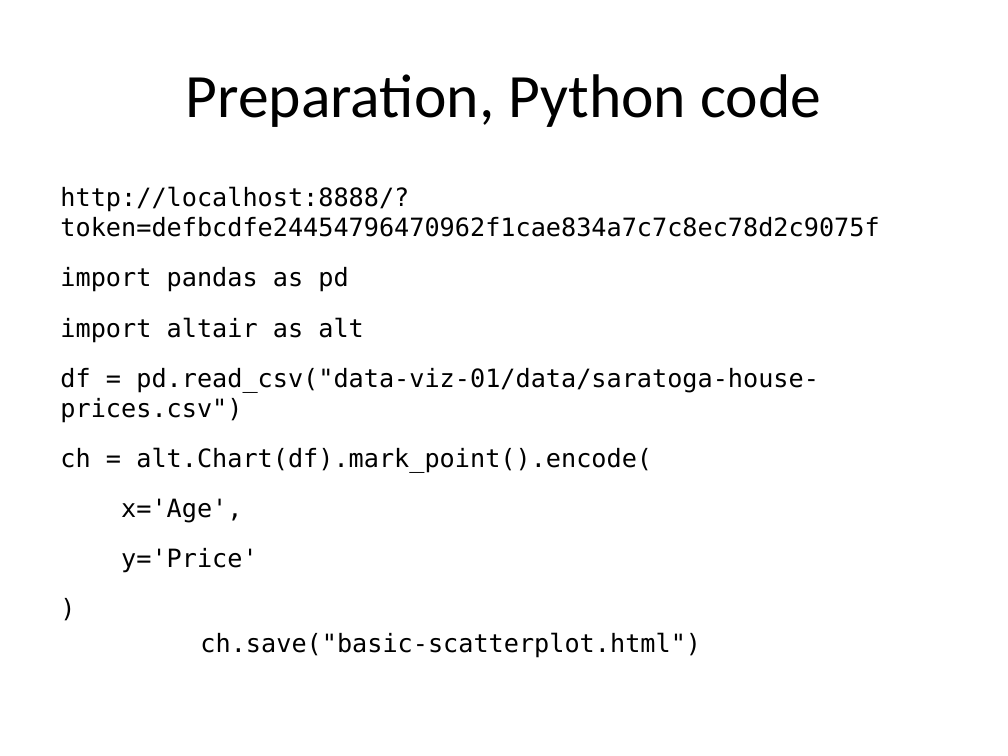
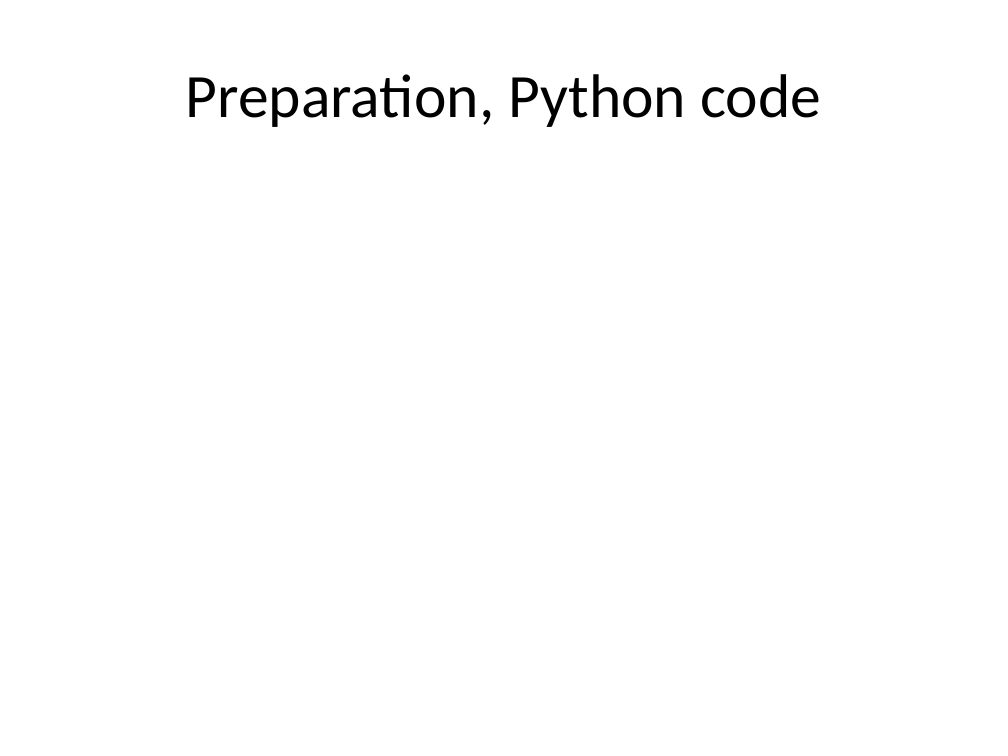
Before and after one commit to pmean/data-visualization, a slide deck: slide 5 of data-viz-01/component/preparation.pptx. Drawn at 1008x756 pixels with LibreOffice and Linux fonts; fonts in the diff are those of the drawing. Boxes give left, top, right and bottom in pixels: in the first picture for what was removed or moved away, otherwise in the second. Text is boxed around its words. In the diff, an @@ line names an element or a change of style, - is before the commit and + after.

Commit message:
Added Python and Tableau to data-viz-03 fundamentals

```diff
--- a/data-viz-01/component/preparation.pptx
+++ b/data-viz-01/component/preparation.pptx
@@ text removed at [60, 186, 879, 658] @@
-http://localhost:8888/?token=defbcdfe24454796470962f1cae834a7c7c8ec78d2c9075f
-import pandas as pd
-import altair as alt
-df = pd.read_csv("data-viz-01/data/saratoga-house-prices.csv")
-ch = alt.Chart(df).mark_point().encode(
-x='Age',
-y='Price'
-)
-ch.save("basic-scatterplot.html")
```
Also in this commit, not shown: 23 other files.
